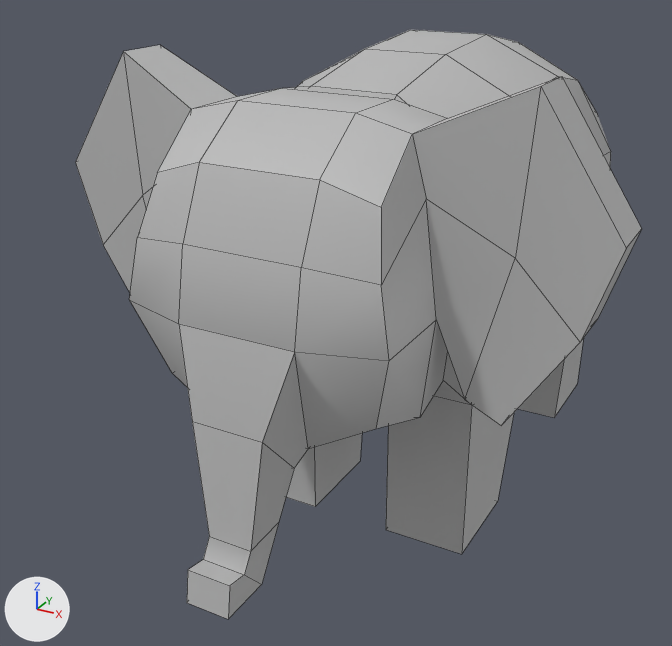
The FBX model Elephant.fbx as it was, and as the next commit left it.
The view is the same before and after, from a 50 mm camera at (0.014, -0.0342, 0.011) aimed at (-0.0016, -0.0058, -0.0032). The lights are fixed; the arrows at lower left show +X, +Y and +Z. Mesh edges are drawn as thin lines. Where no turn or scale is listed for an object, it has been applied to the vertices.
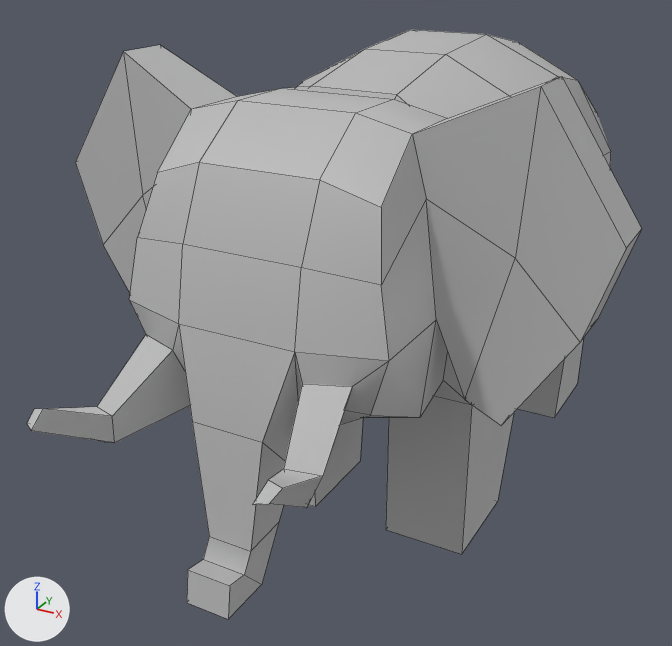
The edits, one by one:
me_mesh is used by ob_pcube1; location (0.0, 0.0, 0.0).
me_mesh had 178 vertices, 176 faces and spanned x -0.0095..0.0095, y -0.0168..0.0108, z -0.0104..0.007.
me_mesh now has 202 vertices, 200 faces and spans x -0.0095..0.0095, y -0.0192..0.0108, z -0.0104..0.007.
Part 1, on me_mesh:
2 faces are deleted.
2 vertices move from x 0.0015..0.0037, y -0.0132..-0.0131, z -0.0039..-0.0026 to x 0.0015..0.0037, y -0.0136..-0.0135, z -0.0033..-0.002.
24 vertices are added at x -0.004..0.004, y -0.0192..-0.0137, z -0.0033..-0.0007.
26 new faces join them.

Where the change shows, as pixel boxes (x1, y1, x2, y2) in the pictures (672 x 646 px):
'pCube1', reshaped (8% wider)
    before: (75, 30, 642, 619)
    after: (27, 30, 642, 619)
part 1 of me_mesh, built on
    before: (130, 300, 436, 468)
    after: (27, 300, 436, 508)
